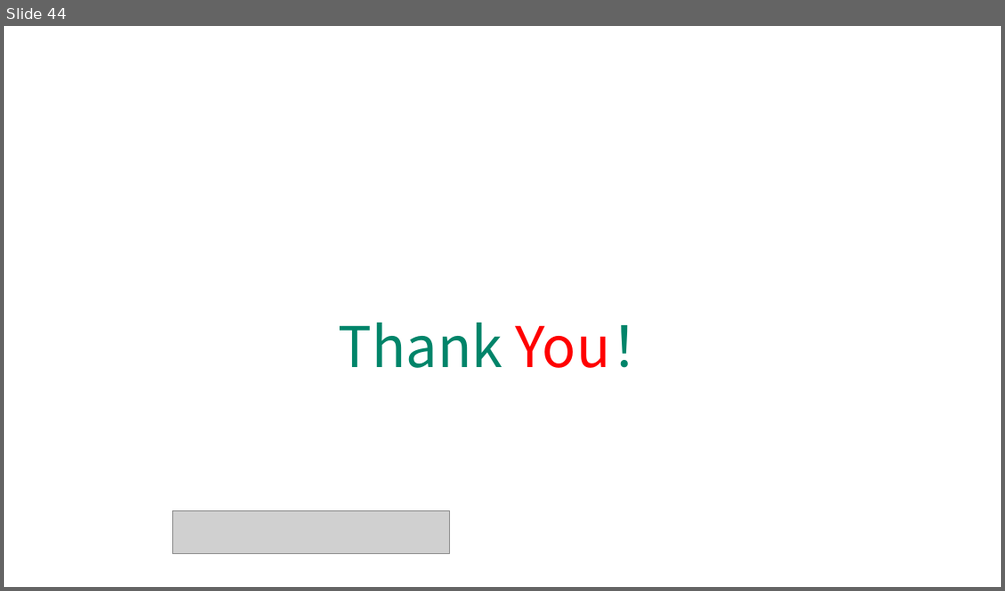
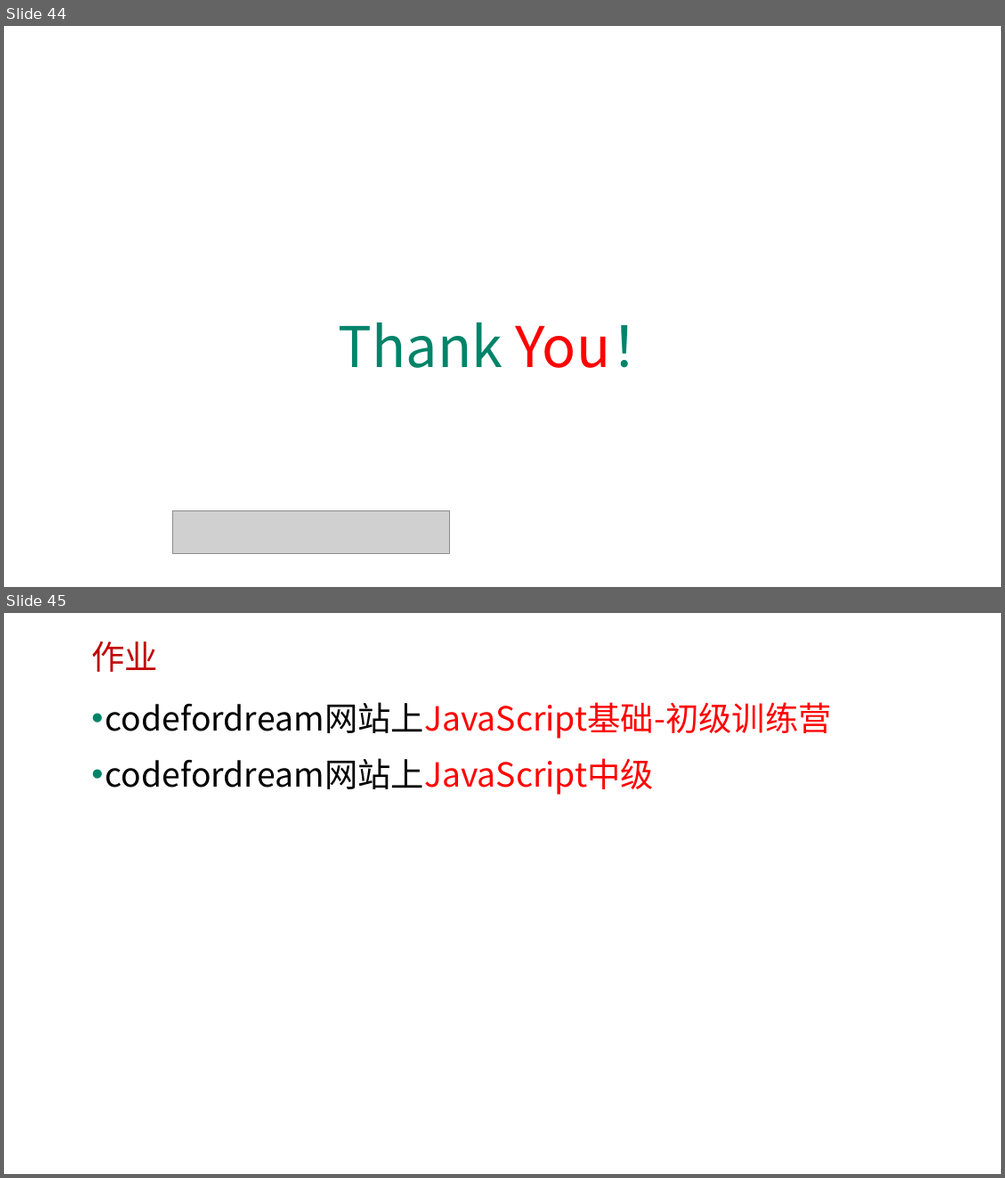
Before and after one commit to edu2act/course-javascript-advanced, a slide deck: 课程PPT/05.JavaScript函数进阶二.pptx. Shown one above the other, each under a label of ours: slide 44 before the commit, slides 44 and 45 after it. The pictures are 1005x591 and 1005x1178 pixels, drawn with LibreOffice and Linux fonts; fonts in the diff are those of the drawing; grey boxes stand for pictures; background and template pictures are left out. Boxes give left, top, right and bottom in pixels: in the first picture for what was removed or moved away, otherwise in the second. Text is boxed around its words. In the diff, an @@ line names an element or a change of style, - is before the commit and + after.

Commit message:
添加作业

```diff
--- a/课程PPT/05.JavaScript函数进阶二.pptx
+++ b/课程PPT/05.JavaScript函数进阶二.pptx
@@ slide 45 added at (4, 613, 1001, 1174), background picture (left out) @@
@@ text added at (91, 641, 158, 672), 32 pt, text #C00000 @@
+作业
@@ text added at (105, 702, 832, 795), 32 pt, text #000000 @@
+• codefordream网站上JavaScript基础-初级训练营
+• codefordream网站上JavaScript中级
```
